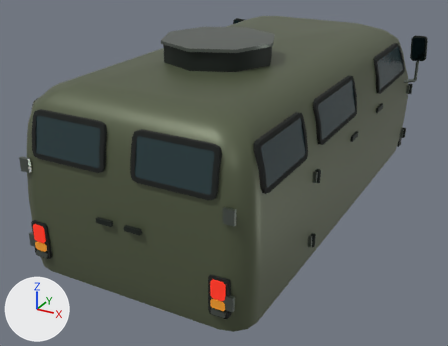
Two versions of the glTF model assets/vehicles/B01/B01-lod2.glb, one commit apart.
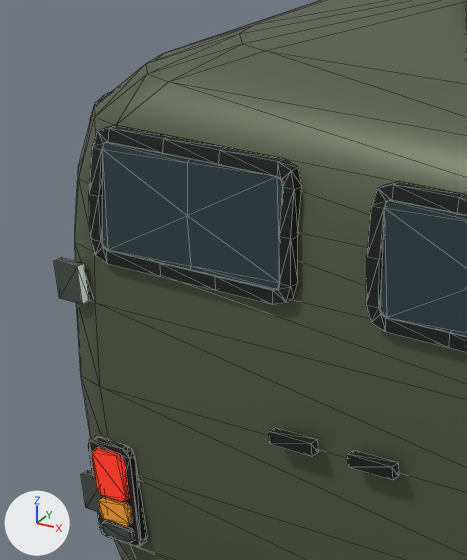
The first picture shows the older version from a 50 mm camera at (2.42, -4.97, 2.64) aimed at (-0.15, -0.29, 0.3). The close-ups show the older and then the newer version on the part from 0% to 37% of the width and 19% to 76% of the height of that picture. Only the edits that show in the close-ups are written down. Lighting does not change. The marker at lower left points along +X, +Y and +Z. The close-ups show mesh edges as thin lines. Where no turn or scale is listed for an object, it has been applied to the vertices. Vertices at exactly the same position are counted once.

Before the edit, the objects in view are built like this:
```python
me_mesh_1 = bpy.data.meshes.new('Mesh_1')
me_mesh_1.from_pydata(...)  # 308 vertices, 528 faces; spans x -1.16..1.16, y -2.07..2.17, z 0.0..1.65
me_mesh_1.materials.append(mat_material_1)  # black #242b27
me_mesh_3 = bpy.data.meshes.new('Mesh_3')
me_mesh_3.from_pydata(...)  # 918 vertices, 1322 faces; spans x -0.98..0.98, y -2.05..2.16, z 0.04..1.31
me_mesh_3.materials.append(mat_material_3)  # black #171b19
me_mesh_5 = bpy.data.meshes.new('Mesh_5')
me_mesh_5.from_pydata(...)  # 294 vertices, 496 faces; spans x -1.08..1.08, y -2.06..2.19, z 0.15..1.65
me_mesh_5.materials.append(mat_steel)  # grey #717972
ob_b01_surface_01 = bpy.data.objects.new('B01_surface_01', me_mesh_1)
ob_b01_surface_01.location = (0.0, 0.0, 0.0)
ob_b01_surface_03 = bpy.data.objects.new('B01_surface_03', me_mesh_3)
ob_b01_surface_03.location = (0.0, 0.0, 0.0)
ob_b01_surface_05 = bpy.data.objects.new('B01_surface_05', me_mesh_5)
ob_b01_surface_05.location = (0.0, 0.0, 0.0)
# also in view: 'B01_surface_08' at (0.0, -2.05, 0.35); 'B01_surface_04' at (0.0, -0.02, 1.14); 'B01_surface_07' at (0.0, 0.02, 0.19); 'B01_surface_00' at (0.0, 0.06, 0.75)
```
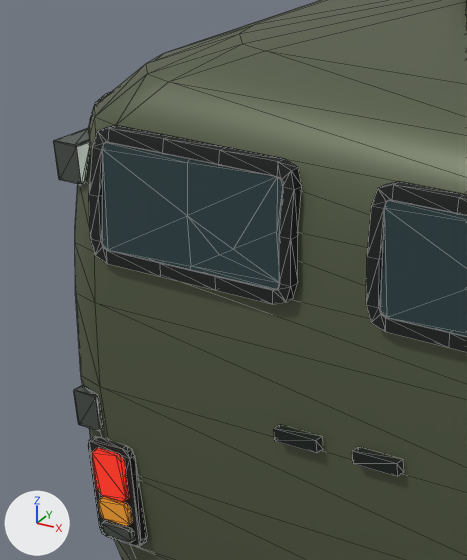
Diff of the bpy script that builds the scene:
```diff
--- a/assets/vehicles/B01/B01-lod2.glb.py
+++ b/assets/vehicles/B01/B01-lod2.glb.py
@@ me_mesh_1 @@
 # used by ob_b01_surface_01; location = (0.0, 0.0, 0.0)
-me_mesh_1.from_pydata(...)  # 308 vertices, 528 faces; spans x -1.16..1.16, y -2.07..2.17, z 0.0..1.65
+me_mesh_1.from_pydata(...)  # 308 vertices, 528 faces; spans x -1.16..1.16, y -2.05..2.17, z 0.0..1.65
+# me_mesh_1 part 1: the loose piece of 8 vertices spanning x -0.19..-0.06, y -2.07..-2.04, z 0.6..0.64 is moved by (0.0, 0.02, 0.0)
+# me_mesh_1 part 2: the loose piece of 8 vertices spanning x 0.06..0.19, y -2.07..-2.04, z 0.6..0.64 is moved by (0.0, 0.02, 0.0)
 me_mesh_1.materials.append(mat_material_1)
@@ me_mesh_5 @@
 # used by ob_b01_surface_05; location = (0.0, 0.0, 0.0)
-me_mesh_5.from_pydata(...)  # 294 vertices, 496 faces; spans x -1.08..1.08, y -2.06..2.19, z 0.15..1.65
+me_mesh_5.from_pydata(...)  # 358 vertices, 624 faces; spans x -1.08..1.08, y -2.06..2.19, z 0.15..1.65
+# me_mesh_5 part 3: a new loose piece of 24 vertices spanning x -0.88..-0.8, y -2.04..-2.0, z 0.47..0.57, in mat_steel (grey #717972)
+# me_mesh_5 part 4: a new loose piece of 24 vertices spanning x -0.88..-0.8, y -1.99..-1.86, z 1.15..1.25, in mat_steel (grey #717972)
+# me_mesh_5 part 5: the loose piece of 8 vertices spanning x -0.88..-0.8, y -2.04..-2.02, z 0.84..0.94 is deleted
+# me_mesh_5 part 6: the loose piece of 8 vertices spanning x -0.88..-0.8, y -2.05..-2.03, z 0.22..0.32 is deleted
+# other edits to the shape of me_mesh_5 do not show in these pictures
 me_mesh_5.materials.append(mat_steel)
```

Location of each change, [x1, y1, x2, y2] in pixels of the close-ups (467 x 560 px; the box of a moved part takes in the faces that stretch with it):
'B01_surface_05', reshaped: before [54, 258, 135, 543]; after [53, 128, 135, 543]
'B01_surface_01', reshaped: before [269, 428, 399, 480]; after [274, 425, 403, 477]
part 1 of me_mesh_1, moved or reshaped: before [269, 428, 318, 457]; after [274, 425, 322, 453]
part 2 of me_mesh_1, moved or reshaped: before [348, 450, 399, 480]; after [352, 447, 403, 477]
part 3 of me_mesh_5, added: after [73, 385, 103, 431]
part 4 of me_mesh_5, added: after [53, 128, 90, 184]
part 5 of me_mesh_5, deleted: before [54, 258, 89, 304]
part 6 of me_mesh_5, deleted: before [81, 471, 107, 513]
